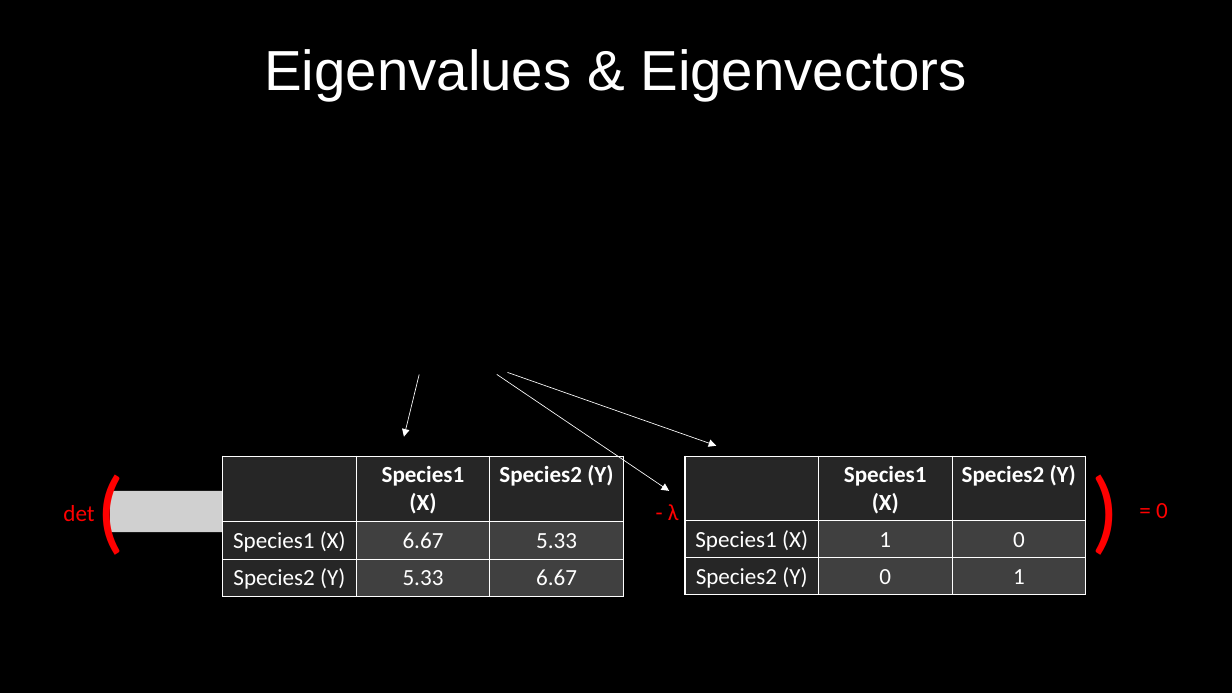
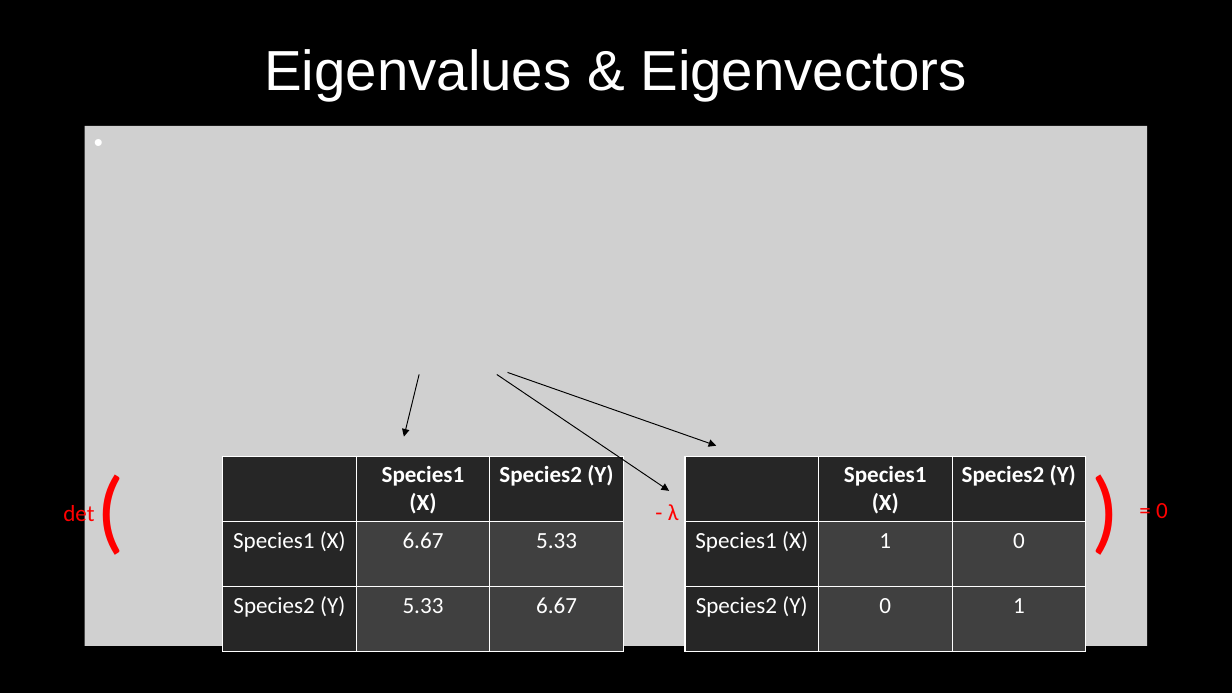
Before and after one commit to MyGitUse/MBIO7160, a slide deck: slide 42 of FinalProject/191128_Presentation_NM.pptx. Drawn at 1232x693 pixels with LibreOffice and Linux fonts; fonts in the diff are those of the drawing; grey boxes stand for pictures. Boxes give left, top, right and bottom in pixels: in the first picture for what was removed or moved away, otherwise in the second. Text is boxed around its words. In the diff, an @@ line names an element or a change of style, - is before the commit and + after.

```diff
--- a/FinalProject/191128_Presentation_NM.pptx
+++ b/FinalProject/191128_Presentation_NM.pptx
@@ picture added at (85,126,1148,646) @@
@@ arrow removed from (420, 374) to (404, 437) @@
@@ freeform shape added at (404,374,419,436), outline #000000 0.75 pt @@
@@ arrow removed from (497, 374) to (669, 491) @@
@@ freeform shape added at (497,374,669,491), outline #000000 0.75 pt @@
@@ arrow removed from (507, 372) to (716, 445) @@
@@ freeform shape added at (507,372,716,445), outline #000000 0.75 pt @@
@@ table at (223,457,625,621) @@
@@ borders changed @@
@@ table at (685,457,1087,621) @@
@@ borders changed @@
@@ text "det" rewrapped from (63,505,94,521) to (63,501,94,527) @@
```
Also in this commit, not shown: 48 other slides changed, 3 slides added, 3 slides removed, 1 other file.
